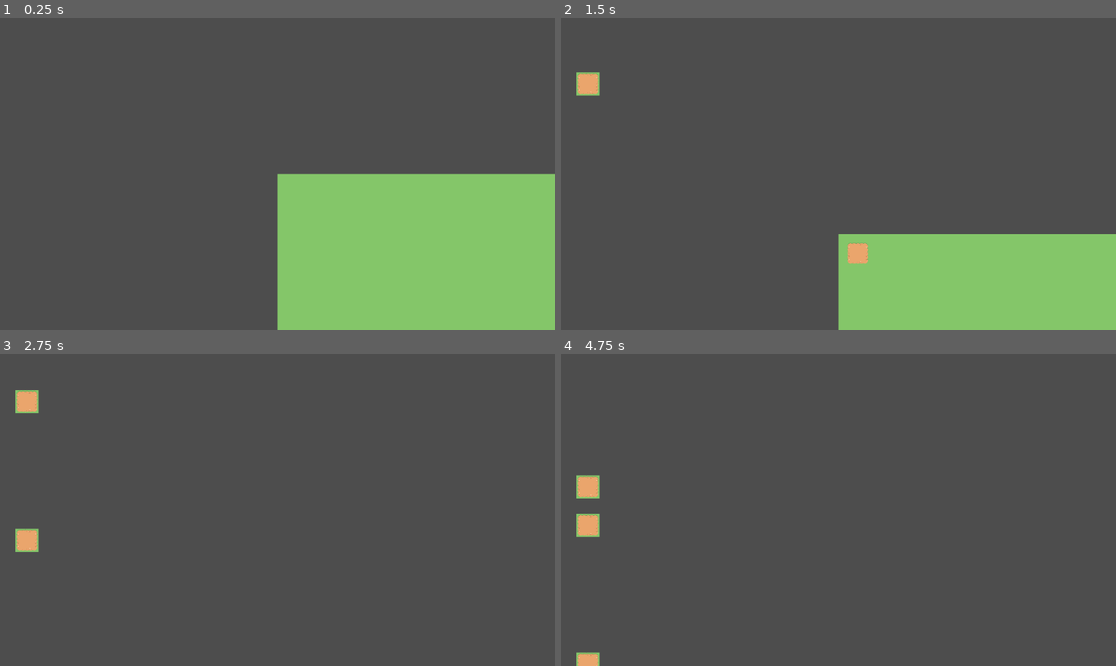
Above: before the commit, frames 1-4 (two rows, left to right).
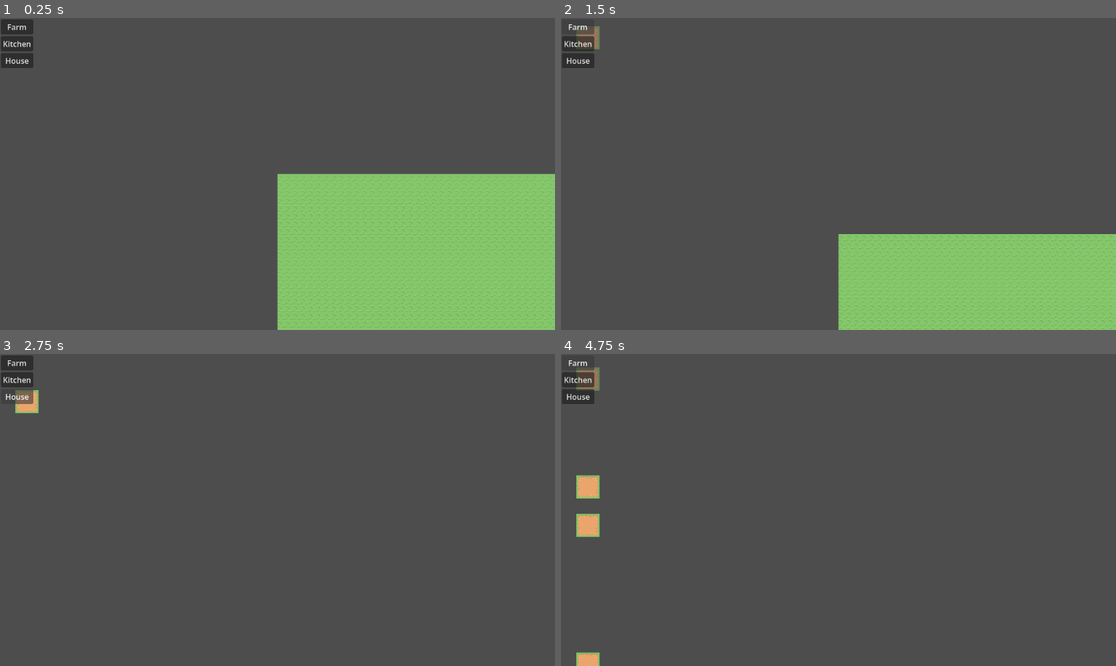
Above: after the commit, the same moments.

Repository: amandodaw/ZombieDefenseSim
Game: Godot game, scene res://scenes/world.tscn
Same seed, same stepped clock (60 frames per second), same inputs: the game is played once before the commit and once after it.
Inputs (mouse positions are in pixels of both pictures, inside the frame that each line leads up to):
- Up to frame 1 (0.25 s): no input
- Up to frame 2 (1.5 s): click (855, 180) at 0.5 s, where only the run before the commit has a clickable "Granja"; click (577, 27) at 1.25 s, where only the run after the commit has a clickable "Farm"
- Up to frame 3 (2.75 s): click (16, 397) at 2 s, where only the run after the commit has a clickable "House"
- Up to frame 4 (4.75 s): click (577, 363) at 2.75 s, where only the run after the commit has a clickable "Farm"; click (577, 397) at 3.5 s, where only the run after the commit has a clickable "House"; click (577, 363) at 4.25 s, where only the run after the commit has a clickable "Farm"

The runs differ from the first frame. In frame 1, 1.1% of the frame differs, in the area x 0-100%, y 0-100%; in frame 2, 1.5%, in the area x 0-100%, y 2-100%; in frame 3, 1.0%; in frame 4, 0.7%.

Commit message:
Añadido preview al menu construir. boton b para toggle. Pulsas boton, se crea preview, click derecho elimina preview. Falta añadir otros edf

Diff:
--- a/project.godot
+++ b/project.godot
@@ -22,6 +22,16 @@
 "events": [Object(InputEventMouseButton,"resource_local_to_scene":false,"resource_name":"","device":-1,"window_id":0,"a …(253 unchanged characters)…
 ]
 }
+build_menu={
+"deadzone": 0.2,
+"events": [Object(InputEventKey,"resource_local_to_scene":false,"resource_name":"","device":-1,"window_id":0,"alt_pressed":false,"shift_pressed":false,"ctrl_pressed":false,"meta_pressed":false,"pressed":false,"keycode":0,"physical_keycode":66,"key_label":0,"unicode":98,"location":0,"echo":false,"script":null)
+]
+}
+right_click={
+"deadzone": 0.2,
+"events": [Object(InputEventMouseButton,"resource_local_to_scene":false,"resource_name":"","device":-1,"window_id":0,"alt_pressed":false,"shift_pressed":false,"ctrl_pressed":false,"meta_pressed":false,"button_mask":0,"position":Vector2(0, 0),"global_position":Vector2(0, 0),"factor":1.0,"button_index":2,"canceled":false,"pressed":false,"double_click":false,"script":null)
+]
+}
 
 [physics]
 
--- /dev/null
+++ b/scenes/map_layers.tscn
@@ -0,0 +1,13 @@
+[gd_scene format=3 uid="uid://b26fow5d02rvi"]
+
+[ext_resource type="PackedScene" uid="uid://drrb3e32wgt5q" path="res://scenes/map_layer.tscn" id="1_21cy3"]
+[ext_resource type="PackedScene" uid="uid://cxiujljtbb3cd" path="res://scenes/building_layer.tscn" id="2_pq3wk"]
+
+[node name="MapLayers" type="Node2D" unique_id=591394573]
+
+[node name="MapLayer" parent="." unique_id=332194154 instance=ExtResource("1_21cy3")]
+
+[node name="BuildingLayer" parent="." unique_id=1438049240 instance=ExtResource("2_pq3wk")]
+
+[node name="PreviewLayer" parent="." unique_id=1781629887 instance=ExtResource("2_pq3wk")]
+modulate = Color(1, 1, 1, 0.47843137)
--- a/scenes/ui.tscn
+++ b/scenes/ui.tscn
@@ -1,18 +1,26 @@
 [gd_scene format=3 uid="uid://27pr173jhkq4"]
 
-[ext_resource type="Script" uid="uid://dlfc0b5hmhsl8" path="res://scripts/ui.gd" id="1_nt7q6"]
+[ext_resource type="Script" uid="uid://dtfher2a6ltkt" path="res://scripts/ui.gd" id="1_nt7q6"]
 
-[node name="UI" type="Control" unique_id=935145004]
+[node name="UI" type="CanvasLayer" unique_id=439995152]
+
+[node name="Control" type="Control" parent="." unique_id=1421829329]
 layout_mode = 3
 anchors_preset = 0
+offset_right = 40.0
+offset_bottom = 40.0
 script = ExtResource("1_nt7q6")
 
-[node name="Panel" type="Panel" parent="." unique_id=2140947653]
+[node name="Label" type="Label" parent="Control" unique_id=2145971443]
 layout_mode = 0
-offset_right = 40.0
-offset_bottom = 40.0
+offset_left = 78.0
+offset_top = 7.0
+offset_right = 145.0
+offset_bottom = 31.0
 
-[node name="VBoxContainer" type="VBoxContainer" parent="Panel" unique_id=2018506829]
+[node name="BuildMenu" type="VBoxContainer" parent="Control" unique_id=1052393275]
 layout_mode = 0
-offset_right = 40.0
-offset_bottom = 40.0
+offset_left = 2.0
+offset_top = 3.0
+offset_right = 54.0
+offset_bottom = 84.0
--- a/scenes/world.tscn
+++ b/scenes/world.tscn
@@ -1,9 +1,8 @@
 [gd_scene format=3 uid="uid://cw3rhpdwy6t13"]
 
 [ext_resource type="Script" uid="uid://bgcr5jv7paplv" path="res://scripts/world.gd" id="1_rwgxs"]
-[ext_resource type="PackedScene" uid="uid://drrb3e32wgt5q" path="res://scenes/map_layer.tscn" id="2_4wyf3"]
 [ext_resource type="PackedScene" uid="uid://bcnsmjqh840j1" path="res://scenes/player_camera.tscn" id="3_4wyf3"]
-[ext_resource type="PackedScene" uid="uid://cxiujljtbb3cd" path="res://scenes/building_layer.tscn" id="3_k0juu"]
+[ext_resource type="PackedScene" uid="uid://b26fow5d02rvi" path="res://scenes/map_layers.tscn" id="4_k0juu"]
 [ext_resource type="PackedScene" uid="uid://27pr173jhkq4" path="res://scenes/ui.tscn" id="5_71j4m"]
 
 [node name="World" type="Node2D" unique_id=610277894]
@@ -11,8 +10,6 @@
 
 [node name="UI" parent="." unique_id=1983132554 instance=ExtResource("5_71j4m")]
 
-[node name="MapLayer" parent="." unique_id=332194154 instance=ExtResource("2_4wyf3")]
+[node name="PlayerCamera" parent="." unique_id=1416648919 instance=ExtResource("3_4wyf3")]
 
-[node name="BuildingLayer" parent="." unique_id=1438049240 instance=ExtResource("3_k0juu")]
-
-[node name="PlayerCamera" parent="." unique_id=1416648919 instance=ExtResource("3_4wyf3")]
+[node name="MapLayers" parent="." unique_id=591394573 instance=ExtResource("4_k0juu")]
--- a/scripts/components/build_order_component.gd
+++ b/scripts/components/build_order_component.gd
@@ -6,3 +6,5 @@
 }
 
 var type : Buildings
+
+var valid_pos : bool = false
--- /dev/null
+++ b/scripts/components/input_component.gd
@@ -0,0 +1,18 @@
+class_name InputComponent
+
+enum Buildings {
+	FARM,
+	KITCHEN,
+	HOUSE
+}
+
+const BUILDING_NAMES = {
+	Buildings.FARM: "Farm",
+	Buildings.KITCHEN: "Kitchen",
+	Buildings.HOUSE: "House"
+}
+
+var build_mode : bool = false
+var selected_building : Buildings
+var confirm_order : bool = false
+var abort_order : bool = false
--- a/scripts/map_layer.gd
+++ b/scripts/map_layer.gd
@@ -3,7 +3,7 @@
 var map_heigh : int = 100
 var map_width: int = 100
 
-var ground_cell : Vector2i = Vector2i(0, 0)
+var ground_cell : Vector2i = Vector2i(1, 0)
 
 func _ready() -> void:
 	for i in map_heigh:
--- a/scripts/systems/building_system.gd
+++ b/scripts/systems/building_system.gd
@@ -1,5 +1,79 @@
 class_name BuildingSystem
 
-func update(world : World, delta) -> void:
-	#for entity in world.query([BuildingComponent]):
+func update(world : World, delta):
+	for order_id in world.query([BuildOrderComponent]):
+		var input : InputComponent = world.get_component(world.player_id, InputComponent)
+		var build_order : BuildOrderComponent = world.get_component(order_id, BuildOrderComponent)
+		if input.abort_order:
+			world.destroy_entity(order_id)
+			world.preview_map.clear()
+			input.abort_order = false
+		if input.build_mode:
+			preview_building(world, order_id, input)
+		if input.confirm_order and build_order.valid_pos:
+			spawn_building(world, order_id, input)
+
+
+func preview_building(world : World, id : int, input : InputComponent) -> void:
+	var preview_map : TileMapLayer = world.preview_map
+	var building_map : TileMapLayer = world.building_map
+	var pos = world.get_component(id, PositionComponent)
+	var build_order = world.get_component(id, BuildOrderComponent)
+	preview_map.clear()
+	pos.value = world.get_global_mouse_position()
+
+	var workplace_comp = WorkplaceComponent.new()
+	world.add(id, workplace_comp)
+
+
+	var base_cell : Vector2i = world.map_layer.local_to_map(pos.value)
+
+
+	for offset in workplace_comp.form:
+		var target_cell = base_cell + offset
+		var atlas_coords = workplace_comp.origin_tile + offset
+		preview_map.set_cell(target_cell, 0, atlas_coords)
+
+	for offset in workplace_comp.form:
+		var target_cell = base_cell + offset
+		var atlas_coords = workplace_comp.origin_tile + offset
+		if(building_map.get_cell_source_id(target_cell)!=-1):
+			build_order.valid_pos = false
+			input.confirm_order = false
+			return
+	build_order.valid_pos = true
+
+func spawn_building(world: World, id : int, input : InputComponent) -> void:
+	var building_map : TileMapLayer = world.building_map
+	var preview_map : TileMapLayer = world.preview_map
+	var pos = world.get_component(id, PositionComponent)
+	preview_map.clear()
+
+
+	var workplace_comp = WorkplaceComponent.new()
+	world.add(id, workplace_comp)
+
+
+	var base_cell : Vector2i = world.map_layer.local_to_map(pos.value)
+
+	for offset in workplace_comp.form:
+		var target_cell = base_cell + offset
+		var atlas_coords = workplace_comp.origin_tile + offset
+		if(building_map.get_cell_source_id(target_cell)!=-1):
+			print("Lugar ya ocupado")
+			return
+
+	for offset in workplace_comp.form:
+		var target_cell = base_cell + offset
+		var atlas_coords = workplace_comp.origin_tile + offset
+		building_map.set_cell(target_cell, 0, atlas_coords)
+
+	world.remove_component(id, BuildOrderComponent)
+	input.build_mode = false
+	input.confirm_order = false
+
+func spawn_farm():
 	pass
+
+func spawn_kitchen():
+	pass
--- a/scripts/systems/input_system.gd
+++ b/scripts/systems/input_system.gd
@@ -2,10 +2,16 @@
 
 func update(world: World, delta):
 	var camera : Camera2D = world.camera
-	var map : TileMapLayer = world.map
+	var map : TileMapLayer = world.map_layer
+	var ui : Control = world.ui
+	var player_input : InputComponent = world.get_component(world.player_id, InputComponent)
 	if Input.is_action_just_pressed("left_click"):
-		print(map.local_to_map(world.get_global_mouse_position()))
-		var order = world.create_entity()
-		world.add(order, BuildOrderComponent.new())
-		world.add(order, PositionComponent.new())
-		world.get_component(order, PositionComponent).value = world.get_global_mouse_position()
+		if player_input.build_mode:
+			print(map.local_to_map(world.get_global_mouse_position()))
+			player_input.confirm_order = true
+	if Input.is_action_just_pressed("right_click"):
+		if player_input.build_mode and !player_input.abort_order:
+			player_input.build_mode = false
+			player_input.abort_order = true
+	if Input.is_action_just_pressed("build_menu"):
+		ui.visible = !ui.visible
--- a/scripts/systems/ui_system.gd
+++ b/scripts/systems/ui_system.gd
@@ -1,38 +1 @@
 class_name UISystem
-
-func update(world : World, delta):
-	player_orders(world, delta)
-func player_orders(world : World, delta):
-	for order_id in world.query([BuildOrderComponent]):
-		spawn_building(world, order_id)
-
-func spawn_building(world: World, id : int) -> void:
-	var building_map : TileMapLayer = world.building_map
-	var pos = world.get_component(id, PositionComponent)
-
-	var workplace_comp = WorkplaceComponent.new()
-	world.add(id, workplace_comp)
-
-
-	var base_cell : Vector2i = world.map.local_to_map(pos.value)
-
-	for offset in workplace_comp.form:
-		var target_cell = base_cell + offset
-		var atlas_coords = workplace_comp.origin_tile + offset
-		if(building_map.get_cell_source_id(target_cell)!=-1):
-			world.destroy_entity(id)
-			print("Lugar ya ocupado")
-			return
-
-	for offset in workplace_comp.form:
-		var target_cell = base_cell + offset
-		var atlas_coords = workplace_comp.origin_tile + offset
-		building_map.set_cell(target_cell, 0, atlas_coords)
-
-	world.remove_component(id, BuildOrderComponent)
-
-func spawn_farm():
-	pass
-
-func spawn_kitchen():
-	pass
--- a/scripts/ui.gd
+++ b/scripts/ui.gd
@@ -1,51 +1,37 @@
 extends Control
 
-@onready var container = $Panel/VBoxContainer
+@onready var contenedor = $BuildMenu
+@onready var world : World
+var opcion_seleccionada
 
-enum WorkplaceType {
-	FARM,
-	KITCHEN,
-	HOUSE
-}
+var opciones = []
 
-var building_data = {
-	WorkplaceType.FARM: {
-		"name": "Granja"
-	},
-	WorkplaceType.KITCHEN: {
-		"name": "Cocina"
-	},
-	WorkplaceType.HOUSE: {
-		"name": "Casa"
-	}
-}
+func _ready() -> void:
+	actualizar_menu()
 
-var available_buildings = [
-	WorkplaceType.FARM,
-	WorkplaceType.KITCHEN,
-	WorkplaceType.HOUSE
-]
+func actualizar_menu():
+	if(world==null):
+		return
+	var input : InputComponent = world.get_component(world.player_id, InputComponent)
 
-var selected_building : WorkplaceType
+	# Borrar botones anteriores
+	for hijo in contenedor.get_children():
+		hijo.queue_free()
 
-func _ready():
-	build_menu()
+	# Crear nuevos botones
+	for opcion in input.Buildings.values():
+		var boton = Button.new()
+		boton.text = input.BUILDING_NAMES[opcion]
+		boton.pressed.connect(_on_boton_presionado.bind(opcion))
+		contenedor.add_child(boton)
 
-func _gui_input(event):
-	if event is InputEventMouseButton and event.pressed:
-		accept_event()
 
-func build_menu():
-	for type in available_buildings:
+func _on_boton_presionado(opcion):
+	print(opcion)
+	var input : InputComponent = world.get_component(world.player_id, InputComponent)
 
-		var button = Button.new()
-		button.text = building_data[type].name
-
-		# guardar qué edificio representa
-		button.pressed.connect(_on_building_selected.bind(type))
-
-		container.add_child(button)
-
-func _on_building_selected(type: WorkplaceType):
-	selected_building = type
-	print("Seleccionado:", building_data[type].name)
+	var order = world.create_entity()
+	world.add(order, BuildOrderComponent.new())
+	world.add(order, PositionComponent.new())
+	input.build_mode = true
+	input.selected_building = opcion
--- a/scripts/world.gd
+++ b/scripts/world.gd
@@ -2,9 +2,13 @@
 class_name World
 
 @onready var camera = $PlayerCamera
-@onready var map = $MapLayer
-@onready var building_map = $BuildingLayer
+@onready var map = $MapLayers
+@onready var map_layer = $MapLayers/MapLayer
+@onready var building_map = $MapLayers/BuildingLayer
+@onready var preview_map = $MapLayers/PreviewLayer
+@onready var ui = $UI/Control
 
+var player_id : int = 0
 # =========================================================
 # ENTIDADES
 # =========================================================
@@ -83,15 +87,27 @@
 	systems.append(system)
 
 var input_system : InputSystem
+var building_system : BuildingSystem
 var ui_system : UISystem
 
 func _ready() -> void:
 	input_system = InputSystem.new()
+	building_system = BuildingSystem.new()
 	ui_system = UISystem.new()
 
+	ui.world = self
+
 	register_system(input_system)
-	register_system(ui_system)
+	register_system(building_system)
+	#register_system(ui_system)
+
+	create_player()
+	ui.actualizar_menu()
 
 func _physics_process(delta: float) -> void:
 	for system in systems:
 		system.update(self, delta)
+
+func create_player() -> void :
+	player_id = create_entity()
+	add(player_id, InputComponent.new())
Not shown, added: scripts/components/input_component.gd.uid
Not shown, changed: scripts/ui.gd.uid
